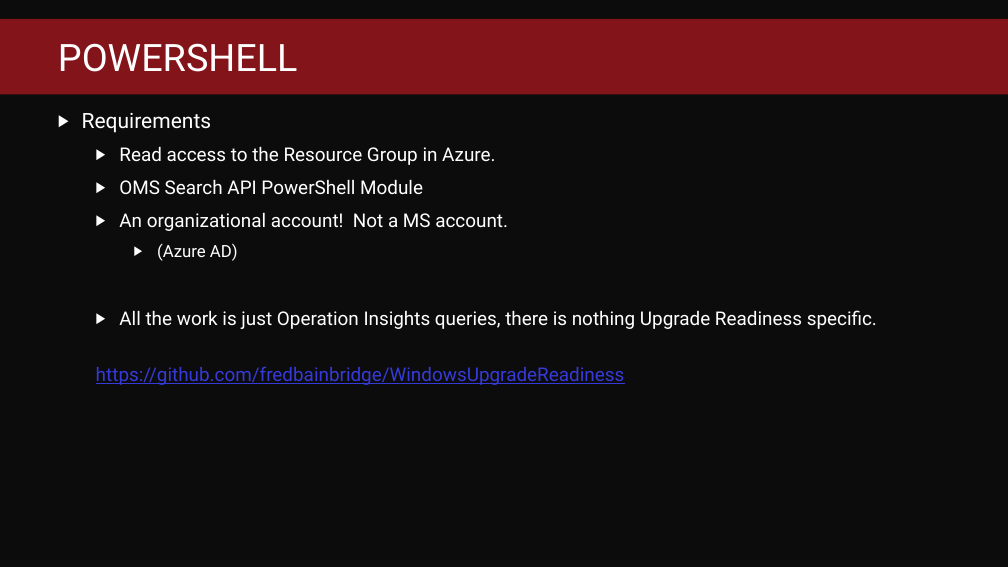
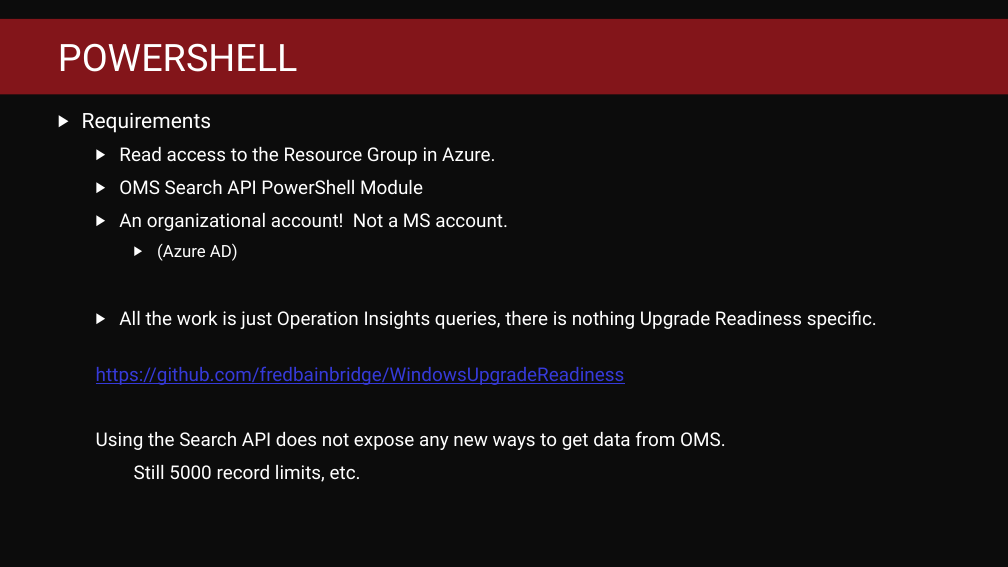
Before and after one commit to fredbainbridge/WindowsUpgradeReadiness, a slide deck: slide 31 of MMS 2017 - Windows Upgrade Readiness.pptx (slide 30 before the commit). Drawn at 1008x567 pixels with LibreOffice and Linux fonts; fonts in the diff are those of the drawing; background and template pictures are left out. Boxes give left, top, right and bottom in pixels: in the first picture for what was removed or moved away, otherwise in the second. Text is boxed around its words. In the diff, an @@ line names an element or a change of style, - is before the commit and + after.

```diff
--- a/MMS 2017 - Windows Upgrade Readiness.pptx
+++ b/MMS 2017 - Windows Upgrade Readiness.pptx
@@ text at bbox=[96, 431, 726, 482]: paragraphs added @@
+  Using the Search API does not expose any new ways to get data from OMS.
+  Still 5000 record limits, etc.
```
Also in this commit, not shown: 4 other slides changed, 1 slide added, 9 other files.
